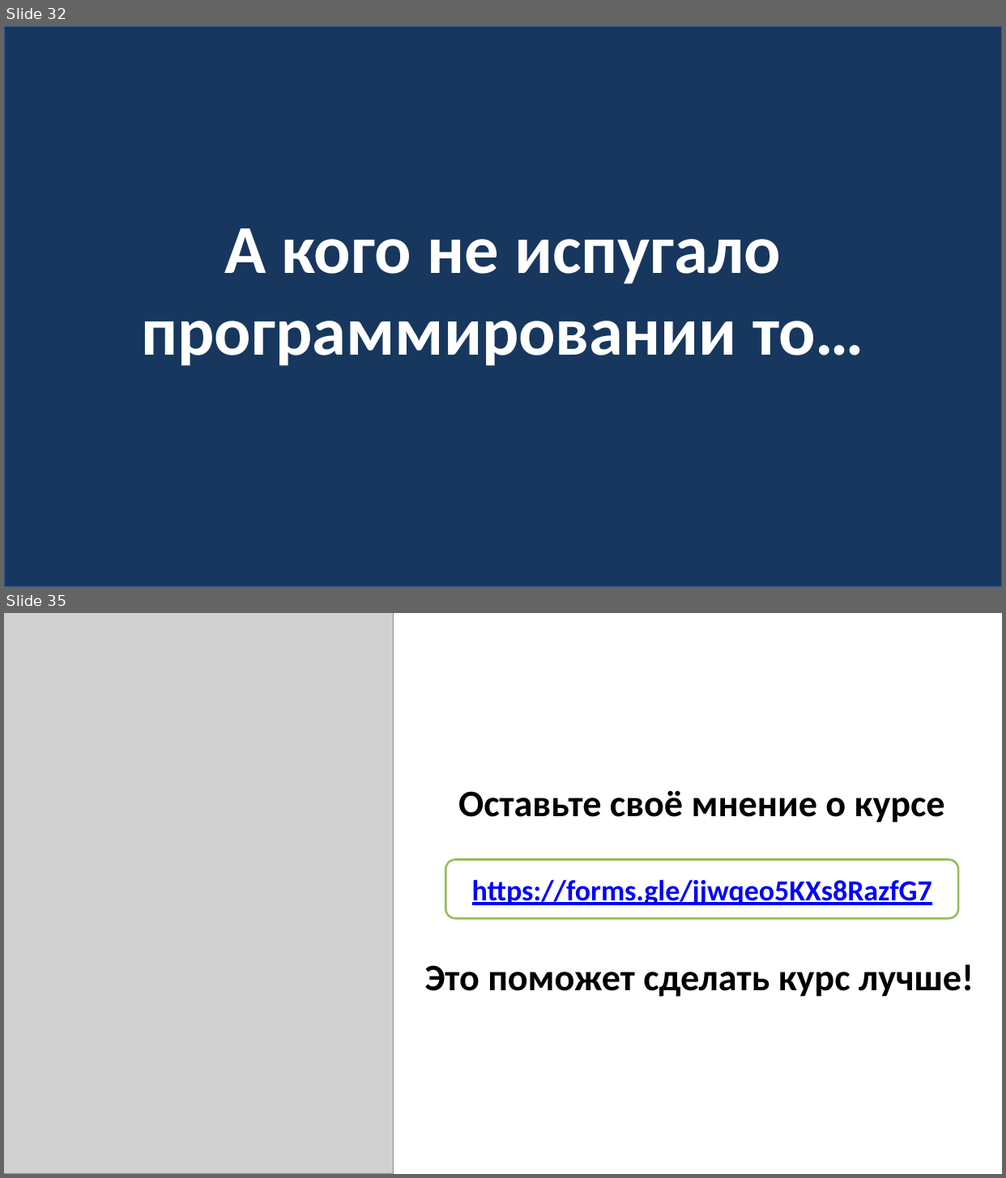
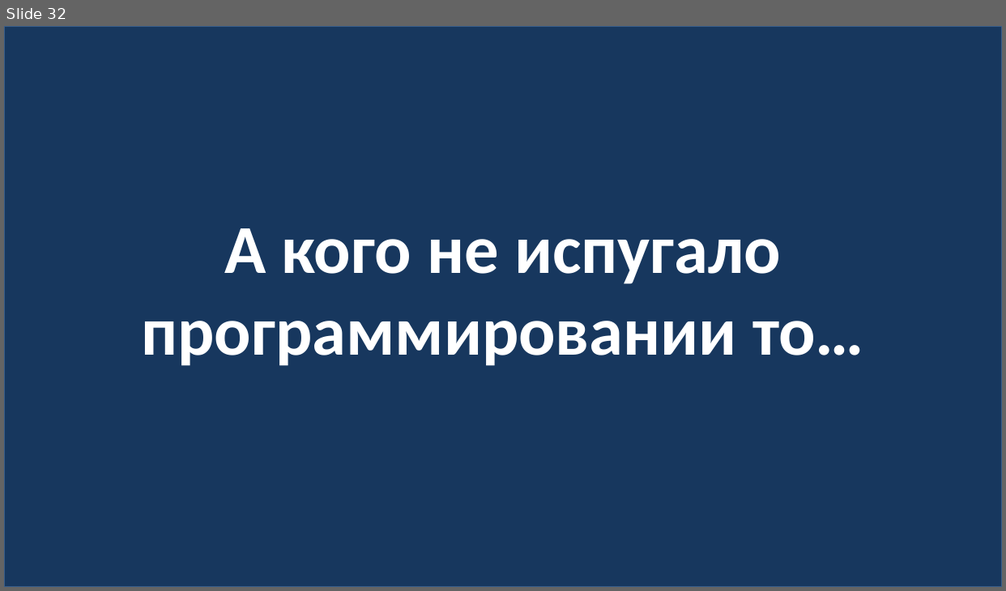
Before and after one commit to web41-ortdnipro/lesson24, a slide deck: lesson24.pptx. Shown one above the other, each under a label of ours: slides 32 and 35 before the commit, slide 32 after it; the slides between them are not shown. The pictures are 1006x1178 and 1006x591 pixels, drawn with LibreOffice and Linux fonts; fonts in the diff are those of the drawing; grey boxes stand for pictures. Boxes give left, top, right and bottom in pixels: in the first picture for what was removed or moved away, otherwise in the second. Text is boxed around its words. In the diff, an @@ line names an element or a change of style, - is before the commit and + after.

```diff
--- a/lesson24.pptx
+++ b/lesson24.pptx
@@ slide 35 removed at [4,613,1002,1174], background #FFFFFF @@
@@ picture removed at [4,613,394,1174] @@
@@ text removed at [458,790,945,823] @@
-Оставьте своё мнение о курсе
@@ rounded rectangle removed at [445,860,958,919] @@
-https://forms.gle/jjwqeo5KXs8RazfG7
@@ text removed at [425,965,974,997] @@
-Это поможет сделать курс лучше!
```
Also in this commit, not shown: 1 slide changed, 1 other slide removed, 1 other file.
